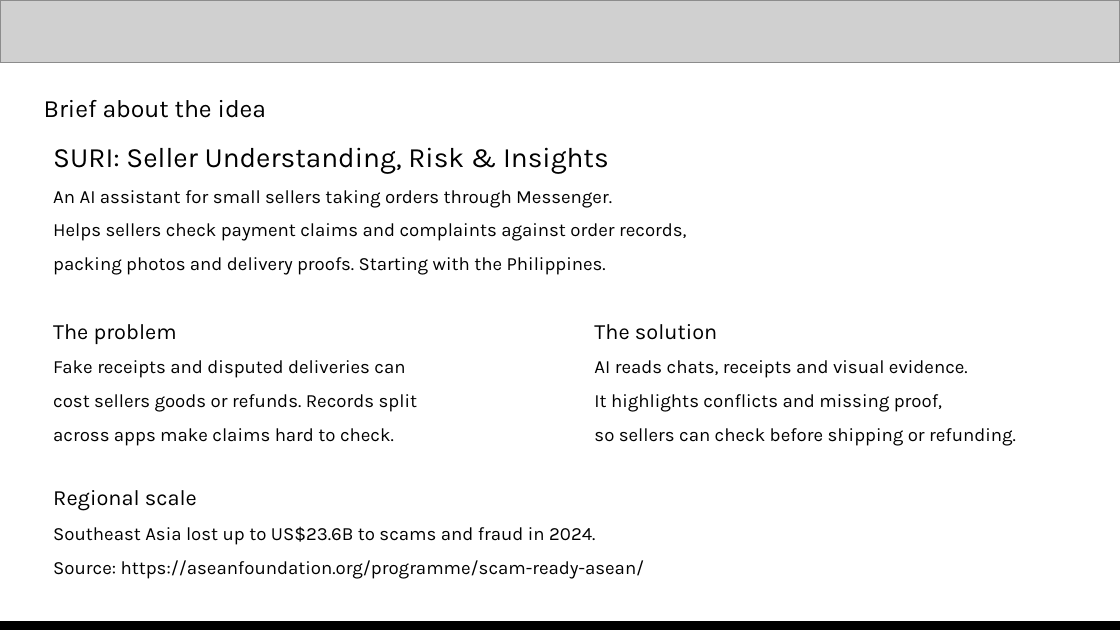
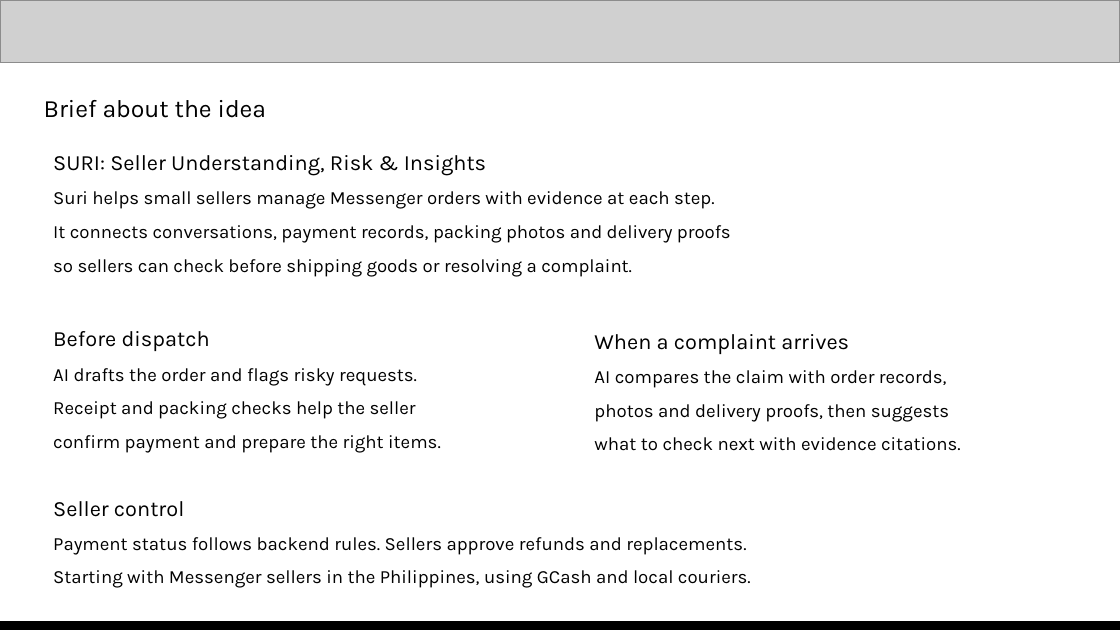
Before and after one commit to kevsoriano/servermaya, a slide deck: slide 3 of docs/Team ServerMaya Submission _ AI Builder Cup.pptx. Drawn at 1120x630 pixels with LibreOffice and Linux fonts; fonts in the diff are those of the drawing; grey boxes stand for pictures. Boxes give left, top, right and bottom in pixels: in the first picture for what was removed or moved away, otherwise in the second. Text is boxed around its words. In the diff, an @@ line names an element or a change of style, - is before the commit and + after.

```diff
--- a/docs/Team ServerMaya Submission _ AI Builder Cup.pptx
+++ b/docs/Team ServerMaya Submission _ AI Builder Cup.pptx
@@ text at [53,155,486,176]: size 18 to 14 pt in "SURI: Seller Understanding, Risk & Insights"; line spacing 1.1 to 1.5 @@
@@ text at [53,191,731,277]: text changed @@
-An AI assistant for small sellers taking orders through Messenger.
-Helps sellers check payment claims and complaints against order records,
-packing photos and delivery proofs. Starting with the Philippines.
+Suri helps small sellers manage Messenger orders with evidence at each step.
+It connects conversations, payment records, packing photos and delivery proofs
+so sellers can check before shipping goods or resolving a complaint.
@@ text at [53,331,441,453]: text changed @@
-The problem
-Fake receipts and disputed deliveries can
-cost sellers goods or refunds. Records split
-across apps make claims hard to check.
+Before dispatch
+AI drafts the order and flags risky requests.
+Receipt and packing checks help the seller
+confirm payment and prepare the right items.
@@ text at [594,334,961,451]: text changed @@
-The solution
-AI reads chats, receipts and visual evidence.
-It highlights conflicts and missing proof,
-so sellers can check before shipping or refunding.
+When a complaint arrives
+AI compares the claim with order records,
+photos and delivery proofs, then suggests
+what to check next with evidence citations.
@@ text at [53,501,751,588]: text changed @@
-Regional scale
-Southeast Asia lost up to US$23.6B to scams and fraud in 2024.
-Source: https://aseanfoundation.org/programme/scam-ready-asean/
+Seller control
+Payment status follows backend rules. Sellers approve refunds and replacements.
+Starting with Messenger sellers in the Philippines, using GCash and local couriers.
```
Also in this commit, not shown: 8 other slides changed, 1 other file.
